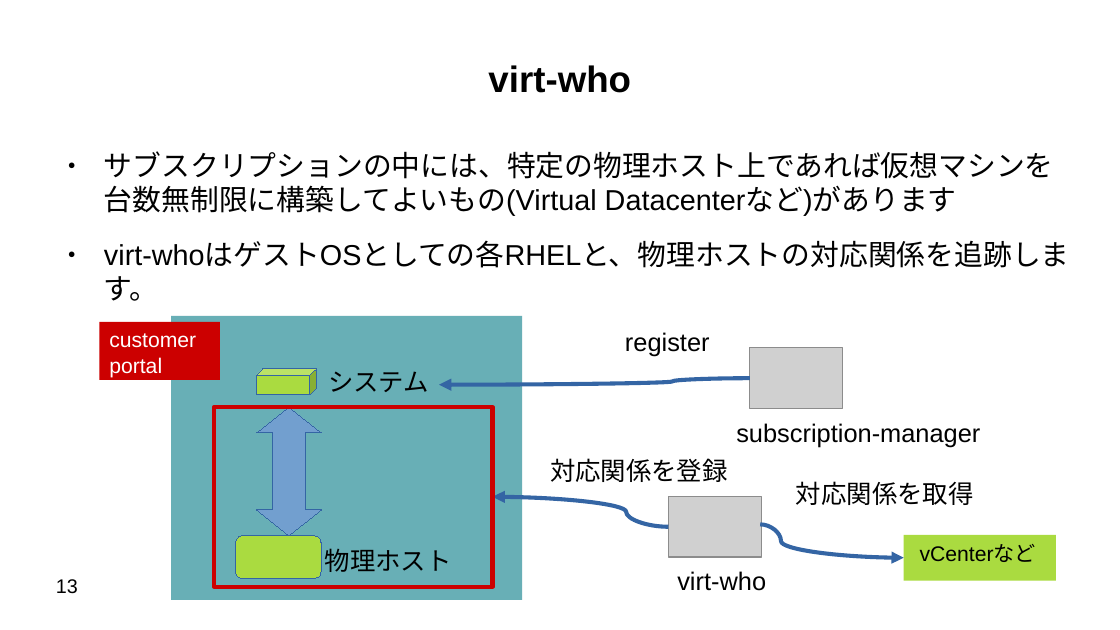
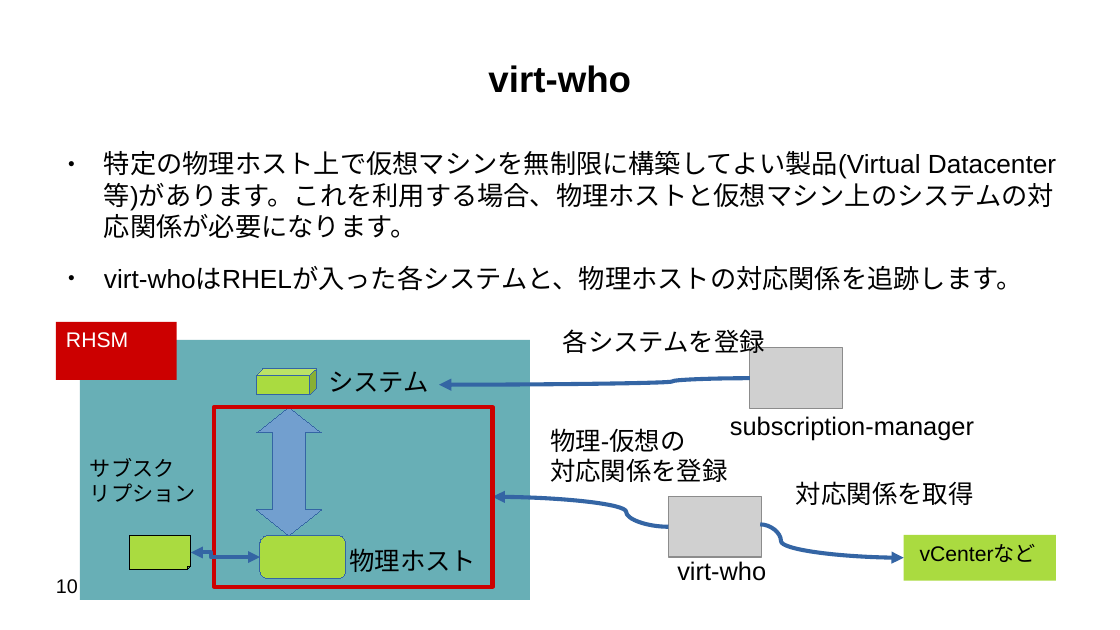
Before and after one commit to moriwaka/moriwaka.github.io, a slide deck: slide 10 of Presentation/RHEL/beginner/rhel-subscription.odp (slide 13 before the commit). Drawn at 1120x630 pixels with LibreOffice and Linux fonts; fonts in the diff are those of the drawing; grey boxes stand for pictures. Boxes give left, top, right and bottom in pixels: in the first picture for what was removed or moved away, otherwise in the second. Text is boxed around its words. In the diff, an @@ line names an element or a change of style, - is before the commit and + after.

Commit message:
add license update rhel-subscription

```diff
--- a/Presentation/RHEL/beginner/rhel-subscription.odp
+++ b/Presentation/RHEL/beginner/rhel-subscription.odp
@@ text at bbox=[104, 151, 1054, 291]: text changed; size 20.4 to 18.6 pt @@
-● サブスクリプションの中には、特定の物理ホスト上であれば仮想マシンを台数無制限に構築してよいもの(Virtual Datacenterなど)があります
-● virt-whoはゲストOSとしての各RHELと、物理ホストの対応関係を追跡します。
+● 特定の物理ホスト上で仮想マシンを無制限に構築してよい製品(Virtual Datacenter等)があります。これを利用する場合、物理ホストと仮想マシン上のシステムの対応関係が必要になります。
+● virt-whoはRHELが入った各システムと、物理ホストの対応関係を追跡します。
@@ rectangle added at bbox=[56, 322, 177, 380], fill #CC0000, 15 pt, text #FFFFFF @@
+RHSM
@@ rectangle removed at bbox=[100, 322, 221, 380] @@
-customer portal
@@ text added at bbox=[563, 329, 765, 358], 18 pt, text #000000 @@
+各システムを登録
@@ rectangle: place and size @@
-rectangle at bbox=[171, 316, 522, 600]
+rectangle at bbox=[80, 340, 531, 601]
@@ text removed at bbox=[625, 332, 710, 357] @@
-register
@@ text "subscription-manager": place and size @@
-text "subscription-manager" at bbox=[736, 423, 980, 447]
+text "subscription-manager" at bbox=[730, 416, 974, 441]
@@ text "物理-仮想の": place and size @@
-text "物理-仮想の" at bbox=[550, 458, 728, 482]
+text "物理-仮想の" at bbox=[550, 428, 728, 482]
@@ text at bbox=[550, 428, 685, 452]: paragraph added @@
+物理-仮想の
@@ text added at bbox=[90, 458, 196, 502], 15 pt, text #000000 @@
+サブスク
+リプション
@@ folded corner added at bbox=[130, 536, 191, 570], fill #AADB40, outline #000000 0 pt @@
@@ rounded rectangle: place and size @@
-rounded rectangle at bbox=[236, 536, 321, 578]
+rounded rectangle at bbox=[260, 536, 346, 578]
@@ elbow double arrow added from (191, 553) to (260, 557), #3465A4 2.83 pt @@
@@ text "物理ホスト": place and size @@
-text "物理ホスト" at bbox=[325, 548, 452, 572]
+text "物理ホスト" at bbox=[349, 548, 476, 572]
@@ text "virt-who": place and size @@
-text "virt-who" at bbox=[677, 571, 766, 591]
+text "virt-who" at bbox=[677, 561, 766, 581]
@@ page number at bbox=[56, 579, 78, 594]: text changed @@
-13
+10
```
Also in this commit, not shown: 13 other slides changed, 2 slides added, 1 slide removed, 2 other files.
